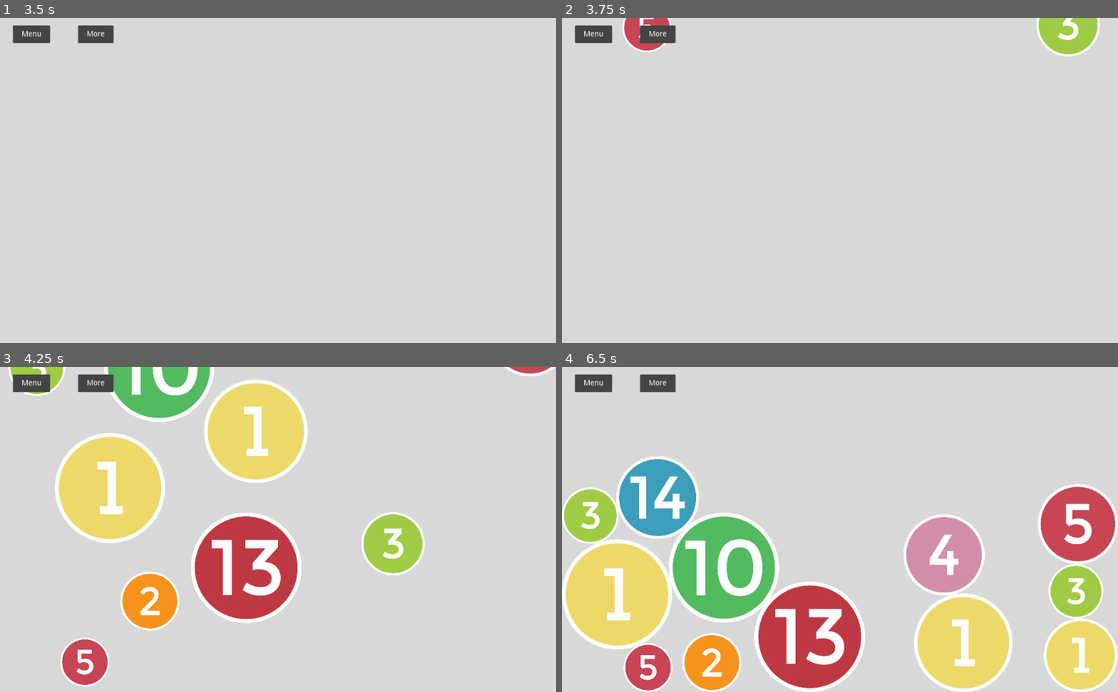
Above: before the commit, frames 1-4 (two rows, left to right).
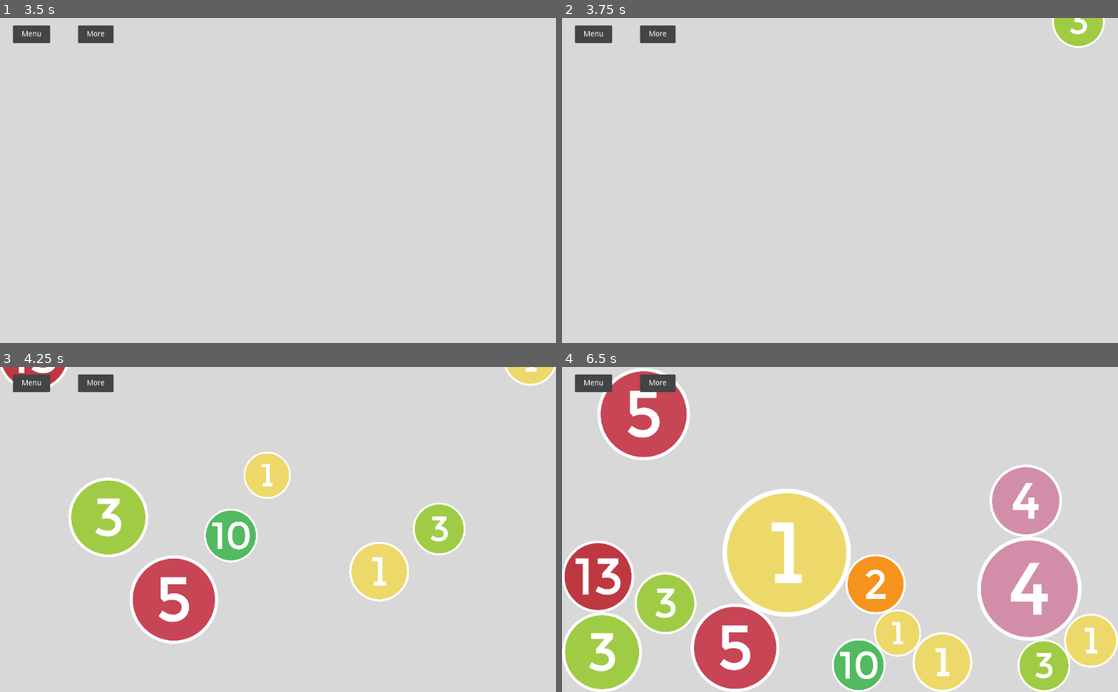
Above: after the commit, the same moments.

Repository: ZaneH/circularis-godot
Game: Godot game, scene res://scenes/Menu.tscn
The game is run twice, just before and just after one commit, with the same random seed, the same clock (stepped at 60 frames per second) and the same inputs.
Inputs (mouse positions are in pixels of both pictures, inside the frame that each line leads up to):
- Up to frame 1 (3.5 s): tap Enter at 0.5, 2.75 s; move the mouse to (400, 164) at 0.52 s; hold . (multi_swipe_down_right) 0.53-1.25 s; hold Middle mouse button (multi_touch) 0.53-1.25 s; click (400, 164) at 0.67 s; tap Space at 1.25 s; drag from (166, 196) to (250, 245) at 1.27 s; move the mouse to (183, 284) at 2.02 s; hold . (multi_swipe_down_right) 2.03-2.75 s; hold Mouse wheel up (pinch_outward) 2.03-2.75 s; click (183, 284) at 2.17 s; drag from (250, 245) to (111, 131) at 2.77 s
- Up to frame 2 (3.75 s): tap Space at 3.5 s; move the mouse to (1006, 229) at 3.52 s; hold M (multi_swipe_down_left) from 3.53 s (still down); hold Middle mouse button (multi_touch) from 3.53 s (still down); click (1006, 229) at 3.67 s
- Up to frame 3 (4.25 s): keep holding M (multi_swipe_down_left); keep holding Middle mouse button (multi_touch)
- Up to frame 4 (6.5 s): release M (multi_swipe_down_left) at 4.25 s; release Middle mouse button (multi_touch) at 4.25 s; drag from (817, 441) to (723, 376) at 4.27 s; move the mouse to (890, 659) at 5.02 s; hold , (multi_swipe_down) 5.03-5.75 s; hold Mouse wheel up (pinch_outward) 5.03-5.75 s; click (890, 659) at 5.17 s; drag from (1062, 376) to (645, 666) at 5.77 s

Frame 1 is identical in both runs. In frame 2, 1.3% of the frame differs, in the area x 10-98%, y 0-12%; in frame 3, 26%; in frame 4, 54%, in the area x 0-100%, y 0-100%.

Commit message:
Fix scale bug

Diff:
--- a/scenes/Rush.tscn
+++ b/scenes/Rush.tscn
@@ -57,7 +57,7 @@
 [node name="CircleManager" type="Node" parent="."]
 script = ExtResource( 1 )
 
-[node name="BallSelection" type="Node" parent="CircleManager"]
+[node name="CircleSelection" type="Node" parent="CircleManager"]
 script = ExtResource( 2 )
 
 [node name="CanvasLayer" type="CanvasLayer" parent="."]
--- a/scripts/circle.gd
+++ b/scripts/circle.gd
@@ -7,11 +7,11 @@
 var number: int
 var rng = RandomNumberGenerator.new()
 
-var _scale
 var velocity = Vector2.ZERO
-var mobile_scaling = true
 
 var GRAVITY = 9.8
+
+var _custom_scale
 
 onready var OutlineShader = load("res://shaders/Outline2D/smooth_outline.shader")
 
@@ -30,9 +30,6 @@
 	var touch_collider = $Collider.duplicate()
 	$TouchArea.add_child(touch_collider)
 
-	if (mobile_scaling):
-		set_mobile_adjusted_scale()
-
 func load_number_texture():
 	var sprite = get_node("Sprite")
 	var texture = load("res://assets/circles/%dball.png" % number)
@@ -42,24 +39,14 @@
 	var sprite = get_node("Sprite")
 	sprite.texture = image_texture
 
-func update_children_scales():
-	set_scale(Vector2(_scale, _scale))
-	$Collider.scale = Vector2(_scale, _scale)
-	$Sprite.scale = Vector2(_scale, _scale)
-
-func set_custom_scale(scale: float):
-	_scale = scale
+func set_custom_scale(custom_scale: float):
+	_custom_scale = custom_scale
 	update_children_scales()
 
-func set_mobile_adjusted_scale():
-	var view_size = get_viewport().size
-
-	if (view_size.x > 1000):
-		_scale = rng.randf_range(0.4, 0.7)
-	else:
-		_scale = rng.randf_range(0.4, 0.6)
-
-	update_children_scales()
+func update_children_scales():
+	set_scale(Vector2(_custom_scale, _custom_scale))
+	$Collider.scale = Vector2(_custom_scale, _custom_scale)
+	$Sprite.scale = Vector2(_custom_scale, _custom_scale)
 
 func _process(_delta):
 	var view_size = get_viewport().size
--- a/scripts/circle_manager.gd
+++ b/scripts/circle_manager.gd
@@ -54,8 +54,15 @@
 	)
 
 	new_circle.load_number_texture()
+	new_circle.connect("circle_pressed", $CircleSelection, "_handle_circle_pressed")
 
-	new_circle.connect("circle_pressed", $BallSelection, "_handle_circle_pressed")
+	var _scale
+	if (view_size.x > 1000):
+		_scale = rng.randf_range(0.4, 0.7)
+	else:
+		_scale = rng.randf_range(0.4, 0.6)
+
+	new_circle.set_custom_scale(_scale)
 
 	add_child(new_circle)
 	circles.append(new_circle)
--- a/scripts/main_menu.gd
+++ b/scripts/main_menu.gd
@@ -15,7 +15,6 @@
 	var texture = load("res://assets/menu_circles/rush_mode.png")
 	play_rush.number = 1
 	play_rush.load_custom_texture(texture)
-	play_rush.mobile_scaling = false
 	play_rush.set_custom_scale(0.66)
 	play_rush.position = Vector2(
 		rng.randf_range(0, view_size.x),
@@ -30,5 +29,3 @@
 	# Rush mode
 	if (circle.number == 1):
 		get_tree().change_scene("res://scenes/Rush.tscn")
-	else:
-		print("no")
